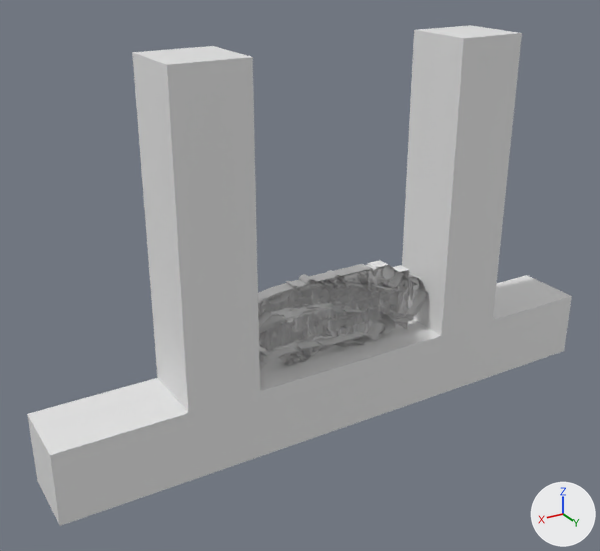
Two versions of the Blender file Props/Decorations/StoreSigns/Props_Decorations_StoreSigns.blend, one commit apart.
The view is the same before and after, from a camera (50 mm lens) standing at (11.65, 17.41, 11.18) and looking at (1.07, -0.22, 2.36). The lights are fixed; the arrows at lower right show +X, +Y and +Z. The older version comes first.

In view in the first picture: 'Cube', 'Prop_Decoration_StoreSign_GeneralStore', 'Prop_Decoration_StoreSign_WeaponStore'.
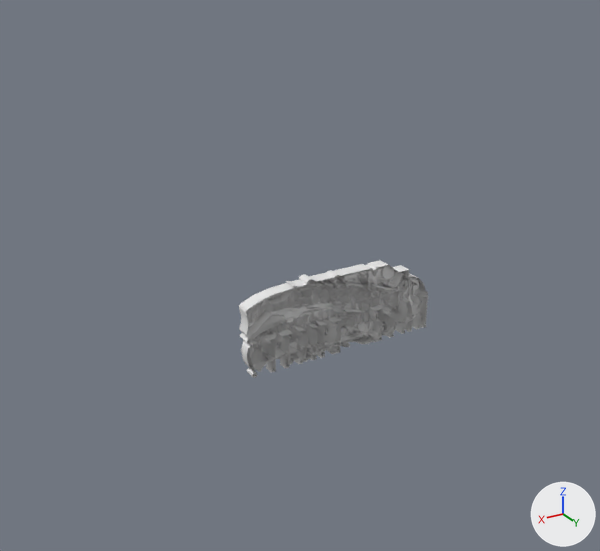
Commit message: Added CafeBistro StoreSign

Where the change shows, as pixel boxes [x1, y1, x2, y2] in the pictures (600 x 551 px):
'Cube', deleted: before [27, 25, 572, 526]
'Prop_Decoration_StoreSign_CafeBistro', added: after [241, 294, 428, 378]

The change, as a list of edits to the scene's bpy script:
```text
Add me_prop_decoration_storesign_cafebistro:
    me_prop_decoration_storesign_cafebistro.from_pydata(...)  # 1170 vertices, 1150 faces; spans x -3.01..3.0, y 0.0..0.31, z 0.0..1.0
Remove ob_cube:
    ob_cube = bpy.data.objects.new('Cube', me_cube)
    ob_cube.location = (0.0, 0.0, 0.0)
    _m = ob_cube.modifiers.new('Mirror', 'MIRROR')
Add ob_prop_decoration_storesign_cafebistro:
    ob_prop_decoration_storesign_cafebistro = bpy.data.objects.new('Prop_Decoration_StoreSign_CafeBistro', me_prop_decoration_storesign_cafebistro)
    ob_prop_decoration_storesign_cafebistro.location = (0.0, 0.0, 0.0)
```
